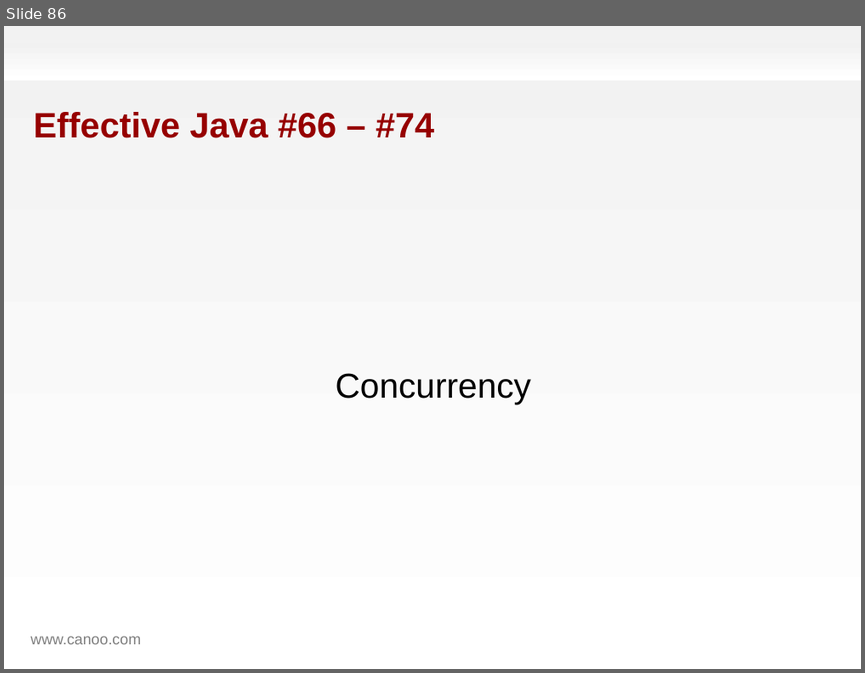
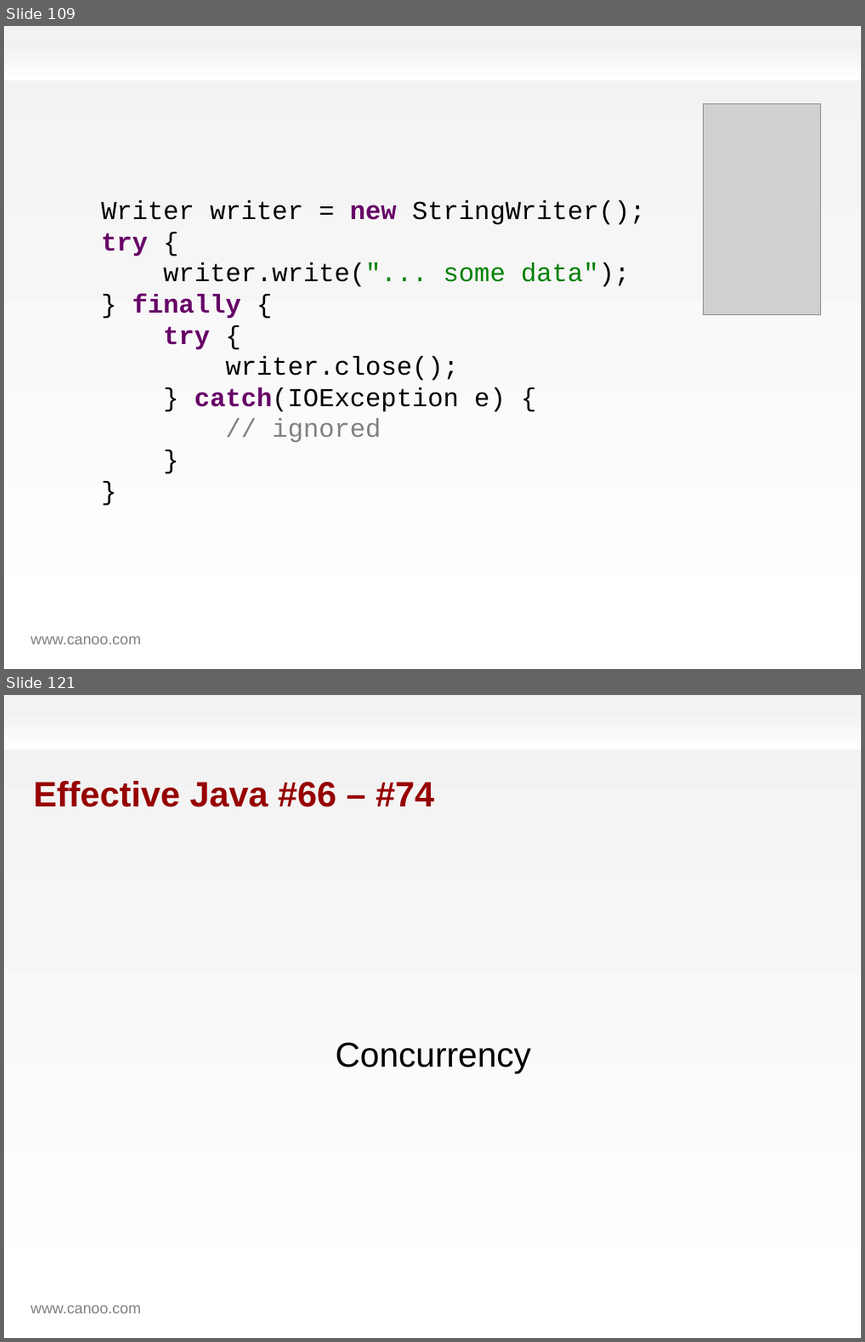
Before and after one commit to HamletDRC/presentations, a slide deck: effectivegroovy/effectivegroovy_gr82011.odp. Shown one above the other, each under a label of ours: slide 86 before the commit, slides 109 and 121 after it; the slides between them are not shown. The pictures are 865x673 and 865x1342 pixels, drawn with LibreOffice and Linux fonts; fonts in the diff are those of the drawing; grey boxes stand for pictures; background and template pictures are left out. Boxes give left, top, right and bottom in pixels: in the first picture for what was removed or moved away, otherwise in the second. Text is boxed around its words. In the diff, an @@ line names an element or a change of style, - is before the commit and + after.

```diff
--- a/effectivegroovy/effectivegroovy_gr82011.odp
+++ b/effectivegroovy/effectivegroovy_gr82011.odp
@@ slide 109 added at <box>4,26,861,669</box>, background gradient #F2F2F2 to #FFFFFF; not listed: 2 template elements that a slide beside it also shows @@
@@ picture added at <box>704,103,820,314</box> @@
@@ text added at <box>101,200,645,442</box>, 24 pt, text #000000 @@
+Writer writer = new StringWriter();
+try {
+writer.write("... some data");
+} finally {
+try {
+writer.close();
+} catch(IOException e) {
+// ignored
+}
+}
@@ what was slide 86 is now slide 121 @@
```
Also in this commit, not shown: 10 slides changed, 34 other slides added, 5 other files.
